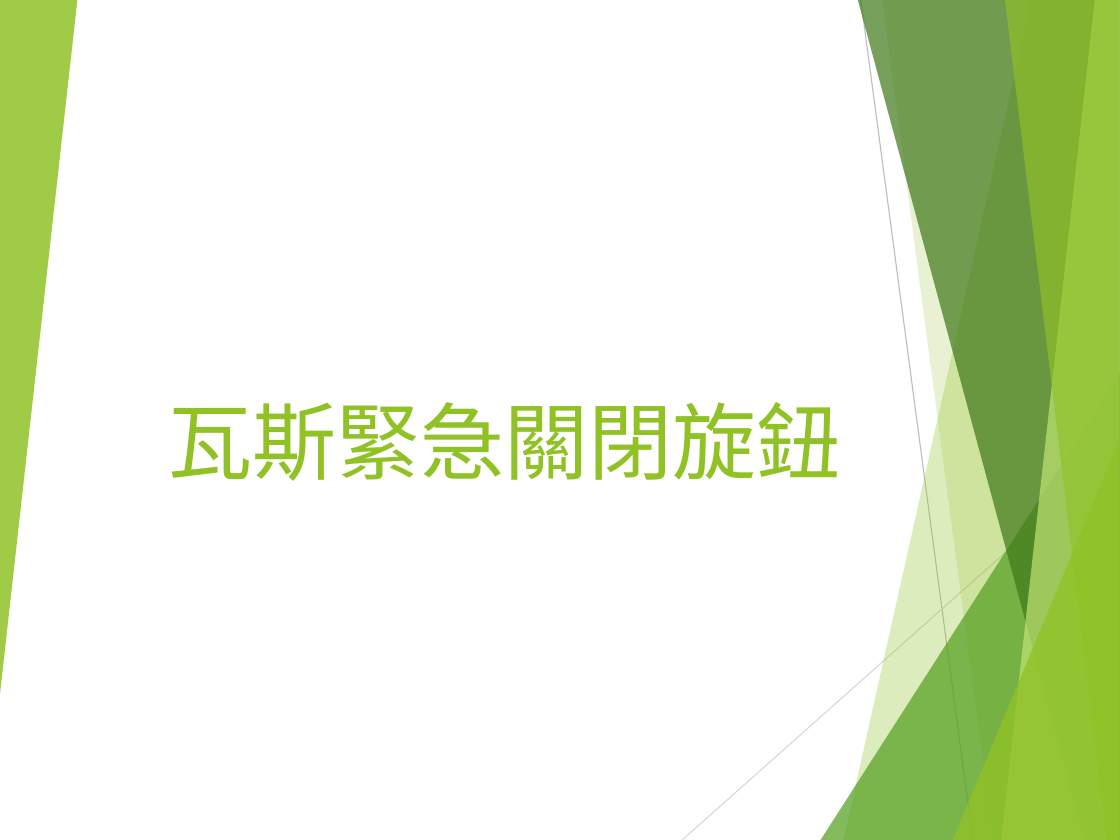
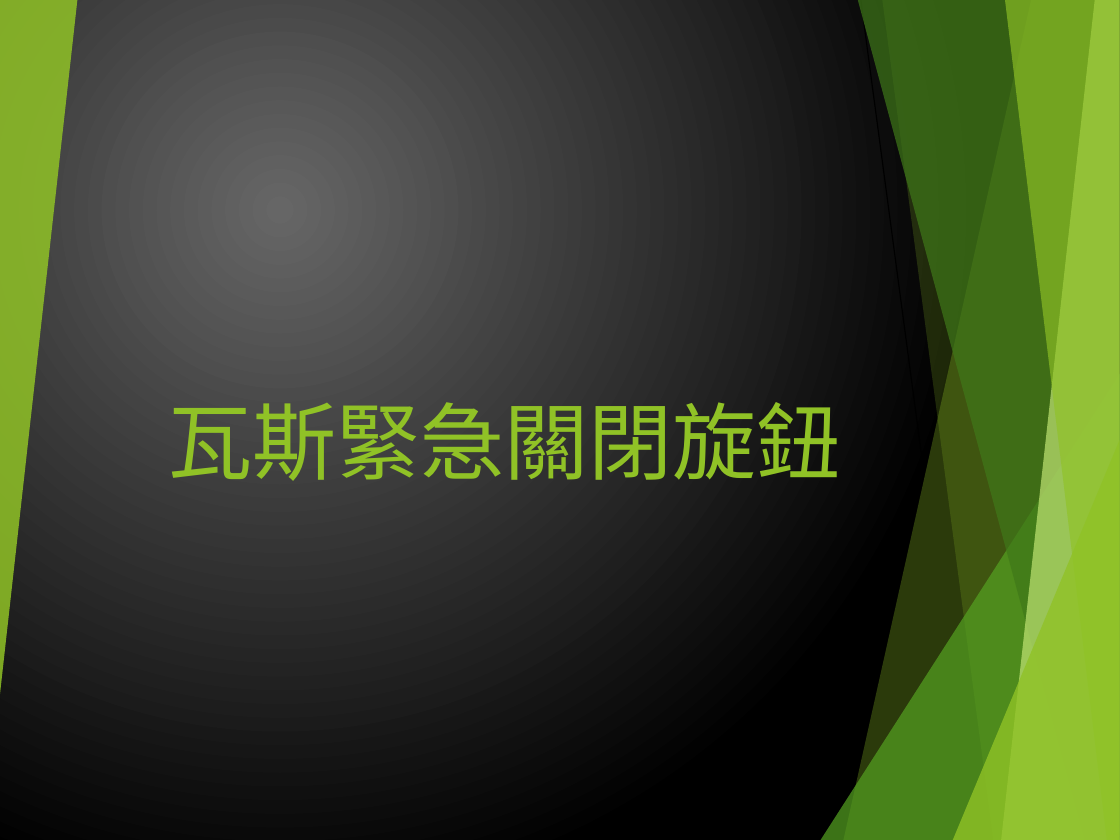
Before and after one commit to pupipaoo/Project-Gas-Emergency-switch, a slide deck: slide 1 of PPT/GasEmergenceSwitch.pptx. Drawn at 1120x840 pixels with LibreOffice and Linux fonts; fonts in the diff are those of the drawing. Boxes give left, top, right and bottom in pixels: in the first picture for what was removed or moved away, otherwise in the second. Text is boxed around its words. In the diff, an @@ line names an element or a change of style, - is before the commit and + after.

```diff
--- a/PPT/GasEmergenceSwitch.pptx
+++ b/PPT/GasEmergenceSwitch.pptx
@@ background #FFFFFF to gradient #676767 to #000000 @@
@@ line (861, 0) - (973, 840): stroke #BFBFBF 0.75 pt to #000000 0.75 pt @@
@@ line (1120, 451) - (682, 840): stroke #D9D9D9 0.75 pt to #000000 0.75 pt @@
```
Also in this commit, not shown: 5 other slides changed, 1 slide added.
